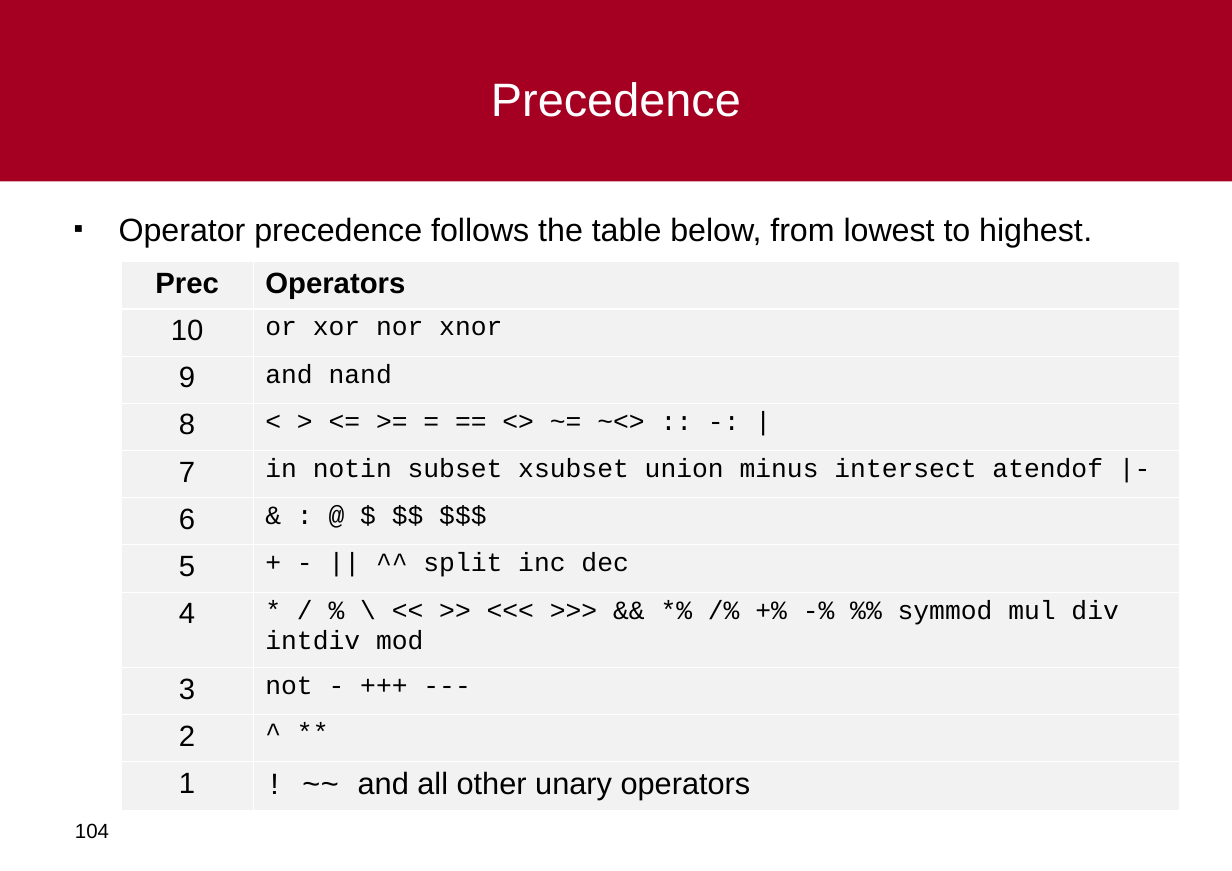
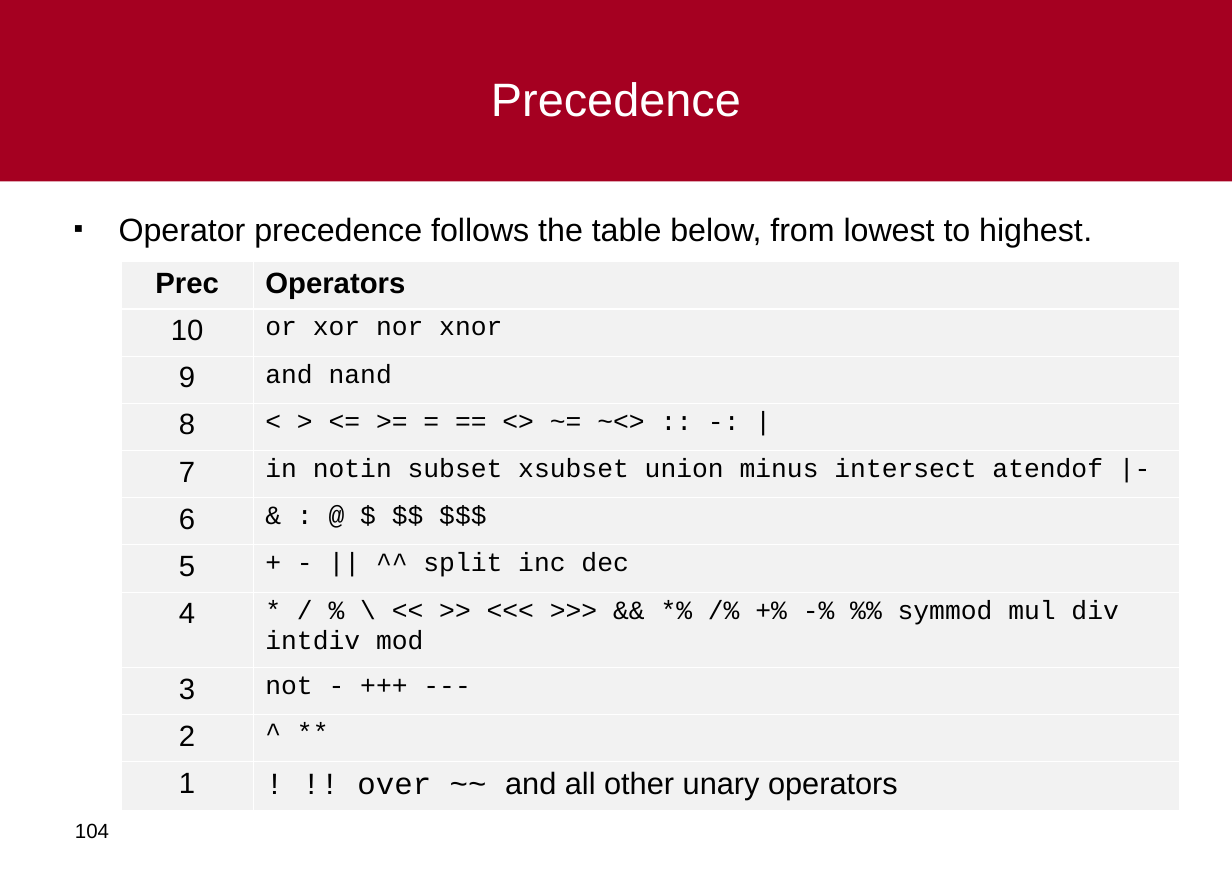
Before and after one commit to al-agena/Agena, a slide deck: slide 104 of doc/agena-crashcourse.ppt. Drawn at 1232x871 pixels with LibreOffice and Linux fonts; fonts in the diff are those of the drawing; background and template pictures are left out. Boxes give left, top, right and bottom in pixels: in the first picture for what was removed or moved away, otherwise in the second. Text is boxed around its words. In the diff, an @@ line names an element or a change of style, - is before the commit and + after.

```diff
--- a/doc/agena-crashcourse.ppt
+++ b/doc/agena-crashcourse.ppt
@@ table at [121, 261, 1180, 808] @@
-row 11, column 2: ! ~~ and all other unary operators
+row 11, column 2: ! !! over ~~ and all other unary operators
```
Also in this commit, not shown: 10 other slides changed, 4 other files.
